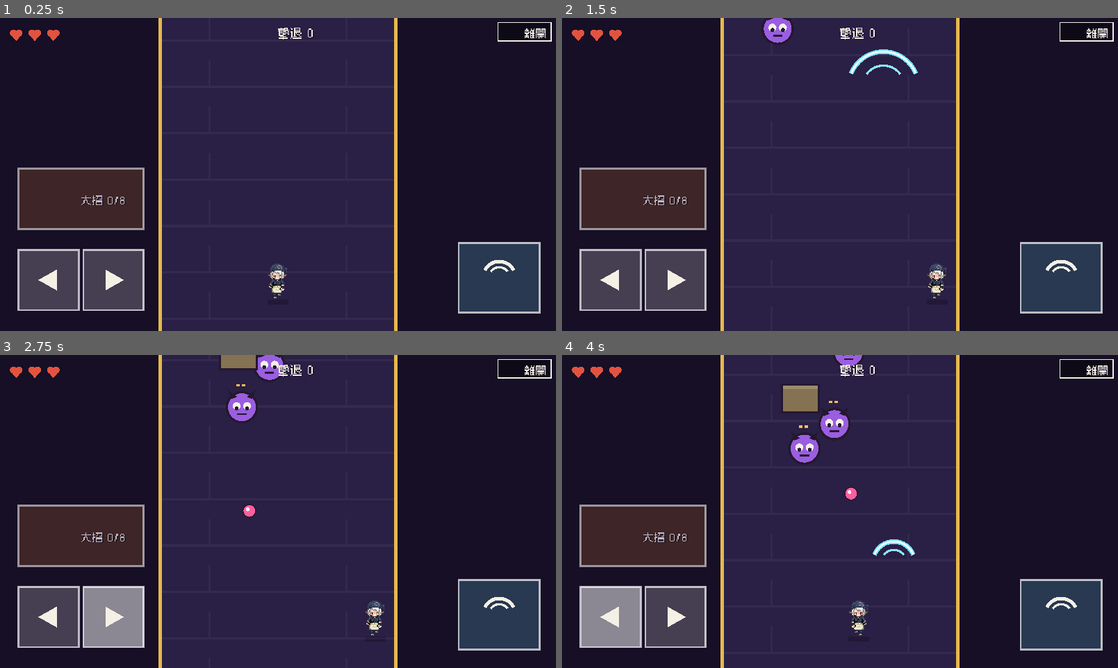
Above: before the commit, frames 1-4 (two rows, left to right).
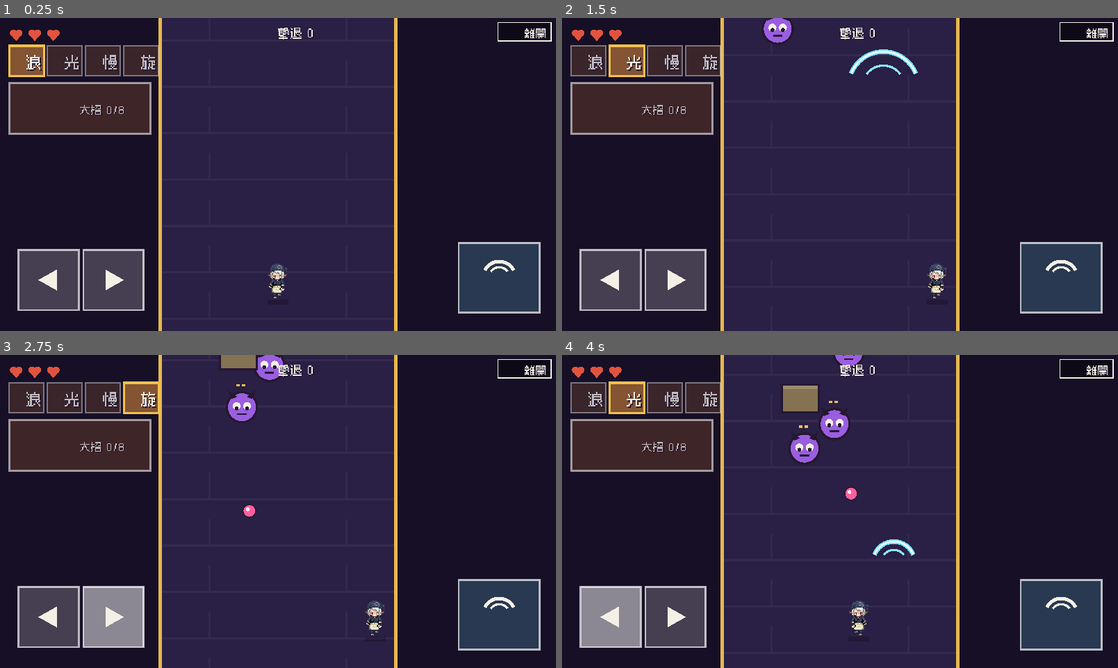
Above: after the commit, the same moments.

Repository: meloalright/ramen-ya
Game: Godot game, scene res://scenes/Tower.tscn
The game is run twice, just before and just after one commit, with the same random seed, the same clock (stepped at 60 frames per second) and the same inputs. This scene is started directly instead of the project's main scene.
Inputs (mouse positions are in pixels of both pictures, inside the frame that each line leads up to):
- Up to frame 1 (0.25 s): no input
- Up to frame 2 (1.5 s): tap Enter at 0.5 s; move the mouse to (962, 158) at 0.52 s; hold D 0.53-1.25 s; tap 1 at 0.6 s; click (962, 158) at 0.67 s; tap Space at 0.77 s; tap 2 at 0.8 s; drag from (728, 190) to (812, 237) at 1.27 s
- Up to frame 3 (2.75 s): move the mouse to (333, 442) at 2.02 s; hold D from 2.03 s (still down); tap 3 at 2.1 s; tap 4 at 2.3 s
- Up to frame 4 (4 s): release D at 2.75 s; drag from (812, 574) to (673, 464) at 2.77 s; move the mouse to (1006, 558) at 3.52 s; hold A from 3.53 s (still down); tap 1 at 3.6 s; tap Space at 3.77 s; tap 2 at 3.8 s

The runs differ from the first frame. In frame 1, 11% of the frame differs, in the area x 1-29%, y 8-68%; in frame 2, 11%; in frame 3, 11%; in frame 4, 11%.

Commit message:
feat(tower): all four ultimates + selector
Added a 大招 selector (4 chips / keys 1-4) sharing one charge gauge:
  浪 沸騰巨浪  — screen-clear sweep (existing)
  光 高湯激光  — a steerable beam that melts enemies/obstacles & eats bullets
  慢 時之味噌  — slows all enemies and bullets for ~3.5s
  旋 麵旋風    — 5-way spread shockwaves for ~5s
Shots gained a vx for the spread; fire button shows the selected ult.

Co-Authored-By: Claude Opus 4.8 (1M context) <noreply@anthropic.com>

Diff:
--- a/scripts/Tower.gd
+++ b/scripts/Tower.gd
@@ -59,12 +59,23 @@
 var obstacles: Array = []      # {pos, vy, hp, hurt}
 var obst_cd := 2.2
 
-# 大招 · 沸腾巨浪: charge by defeating enemies, then sweep the whole shaft
+# 大招: charge by defeating enemies, then unleash the SELECTED ultimate.
+#   0 沸騰巨浪 (screen sweep)  1 高湯激光 (beam)  2 時之味噌 (slow)  3 麵旋風 (spread)
 const ULT_MAX := 8
+const ULT_CHARS := ["浪", "光", "慢", "旋"]
 var ult_charge := 0
+var selected_ult := 0
+var flash := 0.0
+# 0: sweep
 var ult_active := false
 var ult_wave_y := 0.0
-var flash := 0.0
+# 1: beam
+var laser_t := 0.0
+var laser_tick := 0.0
+# 2: slow
+var slow_t := 0.0
+# 3: spread
+var spread_t := 0.0
 var puffs: Array = []          # {pos, ttl}
 var bg_y := 0.0
 
@@ -82,7 +93,7 @@
 const LEFT_RECT  := Rect2(16, 200, 52, 52)
 const RIGHT_RECT := Rect2(72, 200, 52, 52)
 const SHOOT_RECT := Rect2(396, 194, 70, 60)
-const ULT_RECT   := Rect2(16, 130, 108, 52)
+const ULT_RECT   := Rect2(8, 56, 122, 44)
 const BACK_RECT  := Rect2(W - 50, 4, 46, 16)
 
 @onready var cam: Camera2D = $Camera
@@ -137,6 +148,8 @@
 			_restart()
 		elif event.keycode in [KEY_E, KEY_SHIFT, KEY_Q]:
 			_fire_ult()
+		elif event.keycode in [KEY_1, KEY_2, KEY_3, KEY_4]:
+			selected_ult = event.keycode - KEY_1
 
 
 func _on_press(p: Vector2) -> void:
@@ -146,6 +159,10 @@
 	if game_over:
 		_restart()
 		return
+	for i in range(4):
+		if _chip_rect(i).has_point(p):
+			selected_ult = i
+			return
 	if ULT_RECT.has_point(p) and ult_charge >= ULT_MAX and not ult_active:
 		_fire_ult()
 		return
@@ -211,13 +228,25 @@
 	var dir := (1.0 if rp else 0.0) - (1.0 if lp else 0.0)
 	player_x = clamp(player_x + dir * PLAYER_SPEED * delta, PMIN_X, PMAX_X)
 
-	# shoot shockwaves upward
+	# decay ult effect timers
+	if slow_t > 0.0:
+		slow_t -= delta
+	if spread_t > 0.0:
+		spread_t -= delta
+
+	# shoot shockwaves upward (麵旋風 = 5-way spread)
 	shot_cd = max(0.0, shot_cd - delta)
 	if sp and shot_cd <= 0.0:
-		shots.append({"x": player_x, "y": PLAYER_Y - 16.0, "w": 9.0})
-		shot_cd = SHOOT_DT
+		if spread_t > 0.0:
+			for vx in [-88.0, -44.0, 0.0, 44.0, 88.0]:
+				shots.append({"x": player_x, "y": PLAYER_Y - 16.0, "w": 9.0, "vx": vx})
+			shot_cd = SHOOT_DT * 0.95
+		else:
+			shots.append({"x": player_x, "y": PLAYER_Y - 16.0, "w": 9.0, "vx": 0.0})
+			shot_cd = SHOOT_DT
 	for s in shots:
 		s.y -= SHOT_SPEED * delta
+		s.x += s.vx * delta
 		s.w = min(30.0, s.w + 42.0 * delta)
 
 	# spawn enemies at the top of the shaft (ramping up)
@@ -249,13 +278,16 @@
 				game_over = true
 	obstacles = obstacles.filter(func(o): return o.hp > 0 and o.pos.y < H + 24.0)
 
+	# 時之味噌: slow enemies & their bullets while active
+	var es := delta * (0.34 if slow_t > 0.0 else 1.0)
+
 	# enemies descend, weave and fire
 	for e in enemies:
-		e.pos.y += e.vy * delta
+		e.pos.y += e.vy * es
 		e.pos.x = clamp(e.x0 + sin(t * 1.4 + e.bob) * e.weave, CX_L + 14.0, CX_R - 14.0)
 		if e.hurt > 0.0:
 			e.hurt -= delta
-		e.fire -= delta
+		e.fire -= es
 		if e.fire <= 0.0 and e.pos.y > 8.0 and e.pos.y < PLAYER_Y - 24.0:
 			var aim: Vector2 = (Vector2(player_x, PLAYER_Y) - e.pos).normalized()
 			eballs.append({"pos": e.pos + Vector2(0, 10), "vel": Vector2(aim.x * 52.0, EBALL_SPEED)})
@@ -269,6 +301,32 @@
 			_sfx()
 			if hp <= 0:
 				game_over = true
+
+	# 高湯激光: a steerable beam melting everything in the player's column
+	if laser_t > 0.0:
+		laser_t -= delta
+		laser_tick -= delta
+		var tick := laser_tick <= 0.0
+		if tick:
+			laser_tick = 0.14
+		for e in enemies:
+			if e.hp > 0 and abs(e.pos.x - player_x) < 15.0 and e.pos.y > 4.0:
+				e.hurt = 0.1
+				if tick:
+					e.hp -= 1
+					if e.hp <= 0:
+						defeated += 1
+						puffs.append({"pos": e.pos, "ttl": 0.4})
+		for o in obstacles:
+			if o.hp > 0 and abs(o.pos.x - player_x) < 15.0:
+				o.hurt = 0.1
+				if tick:
+					o.hp -= 1
+					if o.hp <= 0:
+						puffs.append({"pos": o.pos, "ttl": 0.4})
+		for b in eballs:
+			if abs(b.pos.x - player_x) < 15.0:
+				b.pos.y = 9999.0
 
 	# shockwaves: blocked by obstacles (absorbed), otherwise damage enemies
 	for s in shots:
@@ -296,7 +354,7 @@
 
 	# enemy bullets: blocked by obstacles (cover), else hit the player
 	for b in eballs:
-		b.pos += b.vel * delta
+		b.pos += b.vel * es
 		for o in obstacles:
 			if o.hp > 0 and abs(b.pos.x - o.pos.x) < OBST_HW + 4.0 and abs(b.pos.y - o.pos.y) < OBST_HH + 4.0:
 				b.pos.y = 9999.0
@@ -332,18 +390,34 @@
 	obst_cd = 2.2
 	ult_charge = 0
 	ult_active = false
+	laser_t = 0.0
+	slow_t = 0.0
+	spread_t = 0.0
 	flash = 0.0
 	game_over = false
 
 
+func _chip_rect(i: int) -> Rect2:
+	return Rect2(8 + i * 33, 24, 30, 26)
+
+
 func _fire_ult() -> void:
-	if ult_active or ult_charge < ULT_MAX:
+	if ult_active or laser_t > 0.0 or ult_charge < ULT_MAX:
 		return
-	ult_active = true
-	ult_wave_y = H + 12.0
 	ult_charge = 0
-	flash = 0.6
+	flash = 0.45
 	_sfx()
+	match selected_ult:
+		0:                       # 沸騰巨浪 — sweep the whole shaft
+			ult_active = true
+			ult_wave_y = H + 12.0
+		1:                       # 高湯激光 — a beam you can steer
+			laser_t = 1.9
+			laser_tick = 0.0
+		2:                       # 時之味噌 — slow enemies & bullets
+			slow_t = 3.6
+		3:                       # 麵旋風 — 5-way spread for a few seconds
+			spread_t = 5.0
 
 
 func _sfx() -> void:
@@ -382,6 +456,12 @@
 		draw_circle(b.pos + Vector2(-1.4, -1.4), 1.6, Color(1, 1, 1, 0.85))
 	for s in shots:
 		_draw_wave(s)
+	# 高湯激光 beam
+	if laser_t > 0.0:
+		var bw := 13.0 + sin(t * 40.0) * 1.5
+		draw_rect(Rect2(player_x - bw, 0, bw * 2.0, PLAYER_Y - 14.0), Color(0.95, 0.7, 0.3, 0.28))
+		draw_rect(Rect2(player_x - bw * 0.6, 0, bw * 1.2, PLAYER_Y - 14.0), Color(1.0, 0.85, 0.45, 0.5))
+		draw_rect(Rect2(player_x - 2, 0, 4, PLAYER_Y - 14.0), Color(1, 1, 1, 0.85))
 	_draw_player()
 	for p in puffs:
 		var a: float = clamp(p.ttl / 0.4, 0.0, 1.0)
@@ -396,6 +476,11 @@
 		while bx < CX_R:
 			draw_arc(Vector2(bx, wy + 7.0), 15.0, PI * 1.1, PI * 1.9, 12, Color(1, 1, 1, 0.85), 3.0)
 			bx += 38.0
+	if slow_t > 0.0:
+		draw_rect(Rect2(CX_L, 0, CX_R - CX_L, H), Color(0.4, 0.55, 1.0, 0.12))
+		_text("時之味噌 %.0f" % ceil(slow_t), Vector2(W / 2.0, 36), 9, Color(0.7, 0.8, 1.0), HORIZONTAL_ALIGNMENT_CENTER)
+	if spread_t > 0.0:
+		_text("麵旋風 %.0f" % ceil(spread_t), Vector2(W / 2.0, 36), 9, C_WAVE, HORIZONTAL_ALIGNMENT_CENTER)
 	if flash > 0.0:
 		draw_rect(Rect2(0, 0, W, H), Color(1, 1, 1, flash * 0.55))
 
@@ -475,7 +560,14 @@
 
 
 func _draw_buttons() -> void:
-	# 大招 button + charge gauge (left panel, above the move buttons)
+	# 大招 selector chips (tap or 1-4)
+	for i in range(4):
+		var cr := _chip_rect(i)
+		var sel := i == selected_ult
+		draw_rect(cr, Color(0.95, 0.6, 0.25, 0.5 if sel else 0.16))
+		draw_rect(cr, C_YELLOW if sel else Color(1, 1, 1, 0.4), false, 2.0 if sel else 1.0)
+		_text(ULT_CHARS[i], cr.get_center() + Vector2(0, 5), 13, C_WHITE if sel else Color(1, 1, 1, 0.7), HORIZONTAL_ALIGNMENT_CENTER)
+	# fire button + charge gauge (shows the selected ult)
 	var ready := ult_charge >= ULT_MAX
 	draw_rect(ULT_RECT, Color(0.95, 0.55, 0.2, 0.5 if ready else 0.18))
 	if not ready:
@@ -483,7 +575,7 @@
 		draw_rect(Rect2(ULT_RECT.position, Vector2(ULT_RECT.size.x * f, ULT_RECT.size.y)), Color(0.95, 0.6, 0.3, 0.4))
 	var lit := ready and int(t * 4.0) % 2 == 0
 	draw_rect(ULT_RECT, C_YELLOW if lit else Color(1, 1, 1, 0.55), false, 2.5 if lit else 1.5)
-	var label := "大招！" if ready else "大招 %d/%d" % [ult_charge, ULT_MAX]
+	var label: String = ("大招 " + ULT_CHARS[selected_ult] + "！") if ready else "大招 %d/%d" % [ult_charge, ULT_MAX]
 	_text(label, ULT_RECT.get_center() + Vector2(0, 4), 11 if ready else 9,
 		C_WHITE if ready else Color(1, 1, 1, 0.7), HORIZONTAL_ALIGNMENT_CENTER)
 
Binary file changed: assets/fonts/zpix.ttf
